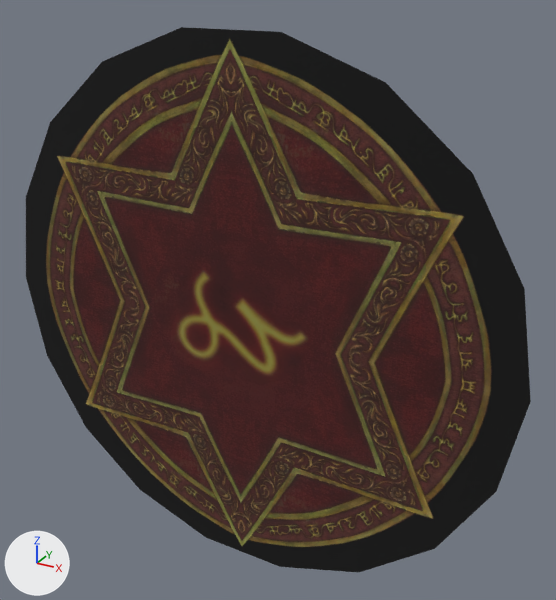
What one commit did to the OBJ model sceneobjs/shenjie_fuben_08/shenjie_fuben_08_ditan_01.obj.
Rendered twice from a 50 mm camera at (384.0, -610.0, 348.0) aimed at (32.0, 30.0, 28.0). The lights are fixed; the arrows at lower left show +X, +Y and +Z. Where no turn or scale is listed for an object, it has been applied to the vertices. Vertices at the same position are counted once.

Before the edit, the objects in view are built like this:
```python
me_shenjie_fuben_08_ditan_01 = bpy.data.meshes.new('shenjie_fuben_08_ditan_01')
me_shenjie_fuben_08_ditan_01.from_pydata(...)  # 41 vertices, 60 faces; spans x -297.0..297.0, y -2.0, z -293.0..293.0
# faces by material slot: [20, 40]
me_shenjie_fuben_08_ditan_01.materials.append(mat_material_2)  # picture img_shenjie_fuben_08_ditan_01_02_png
me_shenjie_fuben_08_ditan_01.materials.append(mat_material_1)  # picture img_shenjie_fuben_08_ditan_01_01_png
ob_shenjie_fuben_08_ditan_01 = bpy.data.objects.new('shenjie_fuben_08_ditan_01', me_shenjie_fuben_08_ditan_01)
ob_shenjie_fuben_08_ditan_01.location = (0.0, 0.0, 0.0)
```
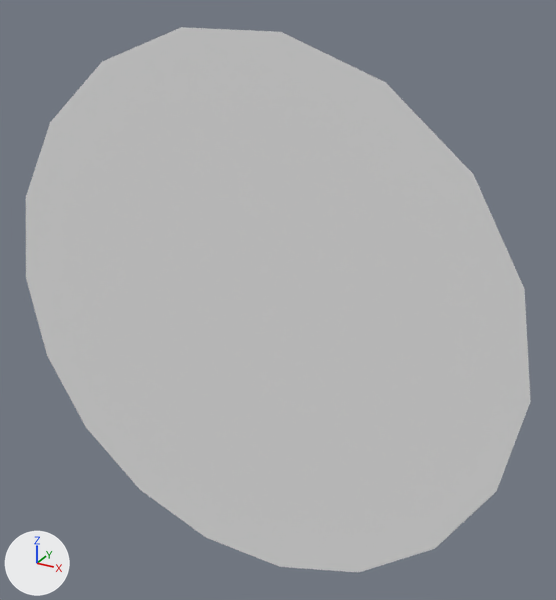
Location of each change, [x1, y1, x2, y2] in pixels of the pictures (556 x 600 px):
part 1 of me_shenjie_fuben_08_ditan_01, recoloured (brown to grey)
    both: [154, 229, 330, 421]
part 2 of me_shenjie_fuben_08_ditan_01, recoloured
    both: [26, 27, 531, 572]

The change, as a list of edits to the scene's bpy script:
```text
Add mat_material_1_1:
    mat_material_1_1 = principled_material('material_1')
    mat_material_1_1.base_color = (0.8, 0.8, 0.8)  # white #e7e7e7
    mat_material_1_1.roughness = 1.0
Add mat_material_2_1:
    mat_material_2_1 = principled_material('material_2')
    mat_material_2_1.base_color = (0.8, 0.8, 0.8)  # white #e7e7e7
    mat_material_2_1.roughness = 1.0
Change me_shenjie_fuben_08_ditan_01:
    where me_shenjie_fuben_08_ditan_01.from_pydata(...)  # 41 vertices, 60 faces; spans x -297.0..297.0, y -2.0, z -293.0..293.0
    used by ob_shenjie_fuben_08_ditan_01; location = (0.0, 0.0, 0.0)
    me_shenjie_fuben_08_ditan_01 part 1: all 20 faces that had it switch from mat_material_2 (picture img_shenjie_fuben_08_ditan_01_02_png) to mat_material_2_1 (white #e7e7e7)
    me_shenjie_fuben_08_ditan_01 part 2: all 40 faces that had it switch from mat_material_1 (picture img_shenjie_fuben_08_ditan_01_01_png) to mat_material_1_1 (white #e7e7e7)
```
